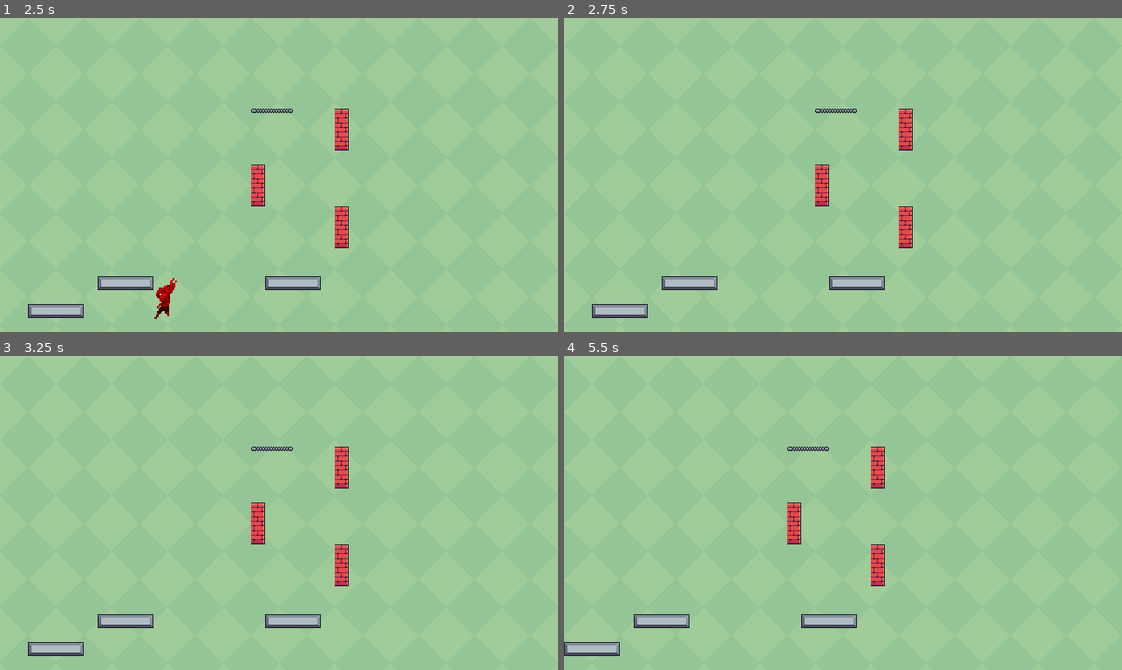
Above: before the commit, frames 1-4 (two rows, left to right).
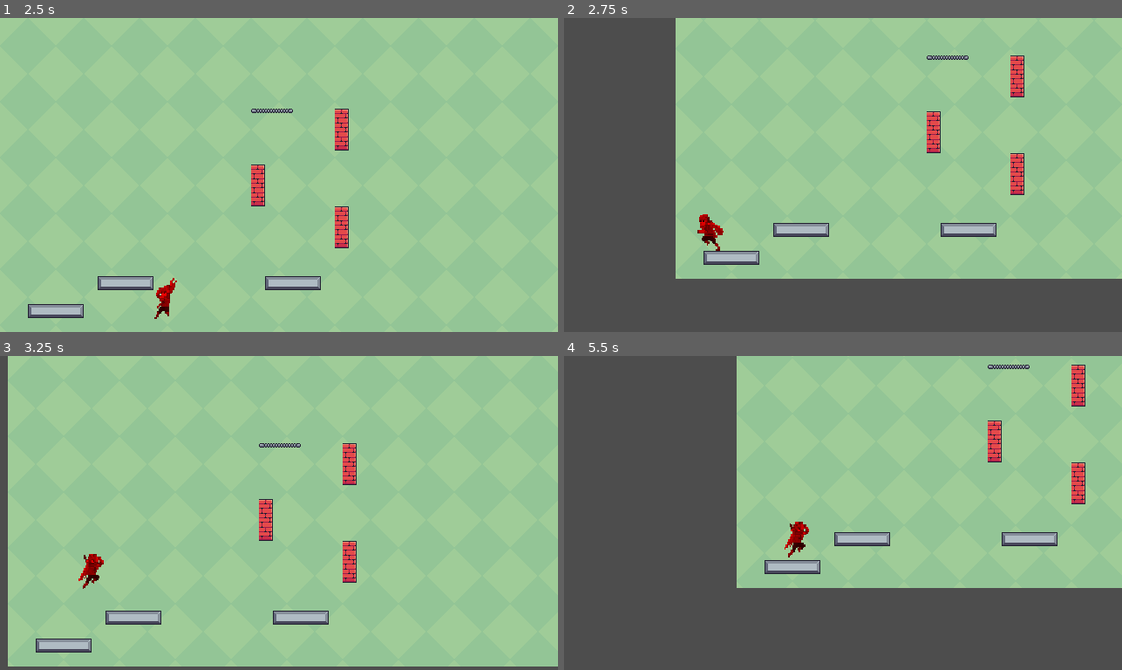
Above: after the commit, the same moments.

Repository: DeVelox/Niro
Game: Godot game, scene res://levels/chest/chest-1.tscn
Same seed, same stepped clock (60 frames per second), same inputs: the game is played once before the commit and once after it. This scene is started directly instead of the project's main scene.
Inputs:
- Up to frame 1 (2.5 s): hold D (right) 0.53-2.03 s; tap Shift (dash) at 0.6, 2.1 s; tap Space (jump) at 0.77, 1.52 s; tap F (interact) at 1.35 s; hold A (left) from 2.03 s (still down)
- Up to frame 2 (2.75 s): keep holding A (left)
- Up to frame 3 (3.25 s): release A (left) at 2.78 s; hold D (right) from 2.78 s (still down); tap F (interact) at 2.85 s; tap Space (jump) at 3.02 s
- Up to frame 4 (5.5 s): tap Shift (dash) at 3.6, 5.1 s; tap Space (jump) at 3.77, 4.52 s; release D (right) at 4.28 s; hold A (left) 4.28-5.03 s; tap F (interact) at 4.35 s; hold D (right) from 5.03 s (still down)

Frame 1 is identical in both runs. In frame 2, 37% of the frame differs, in the area x 0-100%, y 0-100%; in frame 3, 5.9%; in frame 4, 52%.

Commit message:
Added off-screen detector

Diff:
--- a/player/player.gd
+++ b/player/player.gd
@@ -538,3 +538,7 @@
 func _on_climbing_bottom_exited(area: Area2D) -> void:
 	if area.is_in_group("climbing"):
 		is_climbing_bottom = false
+
+
+func _on_screen_exited() -> void:
+	_try_recall()
--- a/player/player.tscn
+++ b/player/player.tscn
@@ -357,6 +357,9 @@
 position = Vector2(0, 5)
 shape = SubResource("RectangleShape2D_3xclq")
 
+[node name="VisibleOnScreenNotifier2D" type="VisibleOnScreenNotifier2D" parent="Detectors"]
+scale = Vector2(0.2, 0.2)
+
 [node name="JumpSound" type="AudioStreamPlayer" parent="."]
 stream = ExtResource("29_hpjs7")
 volume_db = -20.0
@@ -380,3 +383,4 @@
 [connection signal="area_exited" from="Detectors/ClimbingTop" to="." method="_on_climbing_top_exited"]
 [connection signal="area_entered" from="Detectors/ClimbingBottom" to="." method="_on_climbing_bottom_entered"]
 [connection signal="area_exited" from="Detectors/ClimbingBottom" to="." method="_on_climbing_bottom_exited"]
+[connection signal="screen_exited" from="Detectors/VisibleOnScreenNotifier2D" to="." method="_on_screen_exited"]
